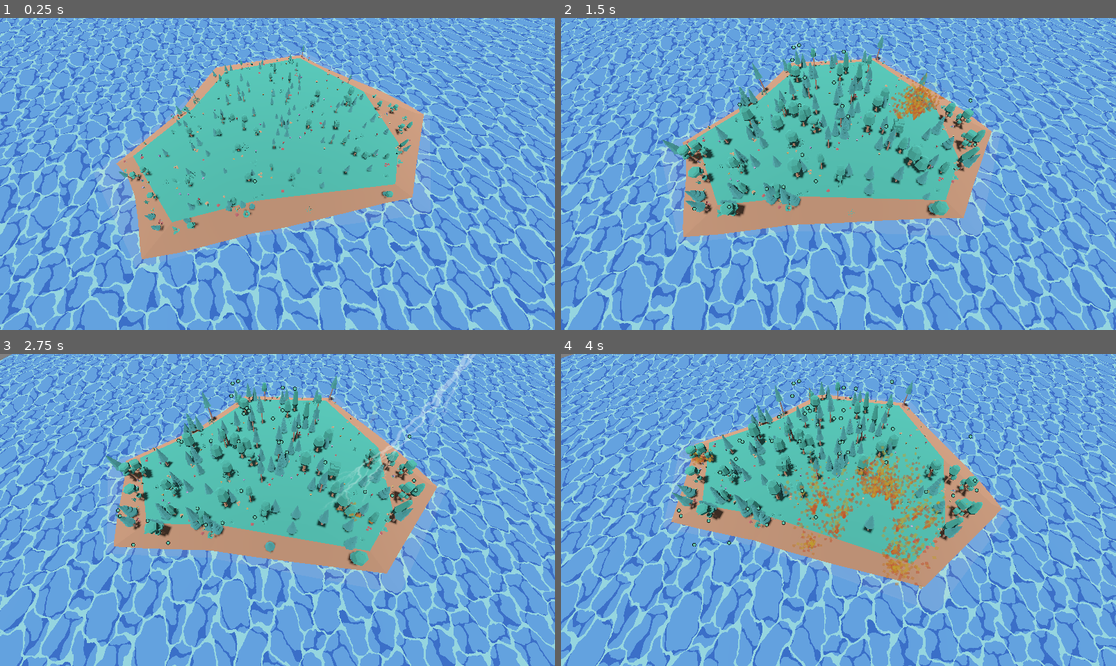
Above: before the commit, frames 1-4 (two rows, left to right).
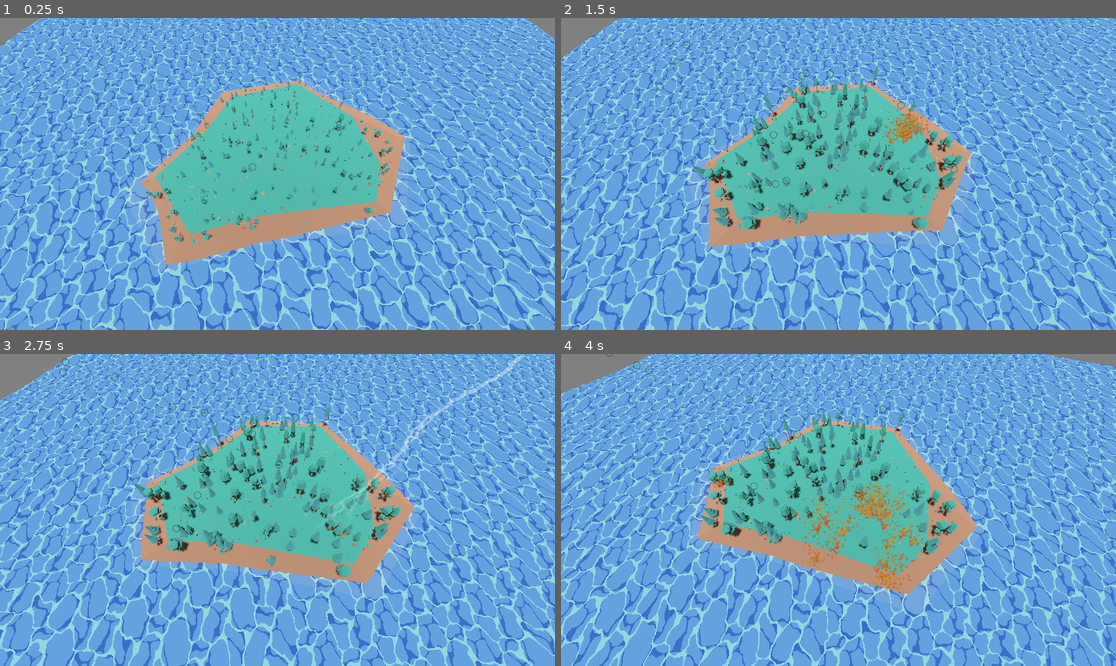
Above: after the commit, the same moments.

Repository: lumi-a/ecotomata
Game: Godot game, scene res://main.tscn
Two runs of this game, one before a commit and one after it. Both use one fixed random seed, a clock stepped at 60 frames per second and the inputs below.
Inputs:
- Up to frame 1 (0.25 s): no input
- Up to frame 2 (1.5 s): no input
- Up to frame 3 (2.75 s): no input
- Up to frame 4 (4 s): no input

The runs differ from the first frame. In frame 1, 48% of the frame differs, in the area x 0-100%, y 0-100%; in frame 2, 52%; in frame 3, 53%; in frame 4, 53%.

Commit message:
Accelerate orbs towards top of screen

Diff:
--- /dev/null
+++ b/assets/orb.gd
@@ -0,0 +1,19 @@
+extends Node2D
+
+# @onready var body: AnimatableBody2D = $AnimatableBody2D
+@onready var body: RigidBody2D = $RigidBody2D
+
+# Called when the node enters the scene tree for the first time.
+func _ready() -> void:
+	# Start some random angular upwards velocity
+	body.set_axis_velocity(Vector2.from_angle(randf_range(5 / 8 * TAU, 7 / 8 * TAU)) * 200)
+	pass # Replace with function body.
+
+
+# Called every frame. 'delta' is the elapsed time since the previous frame.
+func _physics_process(delta: float) -> void:
+	# Move towards (0, 0)
+	var difference = Vector2(0, 0) - position
+	var normalized = difference.normalized()
+	body.apply_force(normalized * 2000)
+	pass
--- a/assets/orb.tscn
+++ b/assets/orb.tscn
@@ -1,9 +1,16 @@
-[gd_scene load_steps=2 format=3 uid="uid://uldf7cscwd8h"]
+[gd_scene load_steps=3 format=3 uid="uid://uldf7cscwd8h"]
 
+[ext_resource type="Script" path="res://assets/orb.gd" id="1_0bb1f"]
 [ext_resource type="Texture2D" uid="uid://btj7ljt1fqqho" path="res://assets/orb.png" id="1_eoxjx"]
 
 [node name="orb" type="Node2D"]
+script = ExtResource("1_0bb1f")
 
-[node name="Sprite2D" type="Sprite2D" parent="."]
-scale = Vector2(0.25, 0.25)
+[node name="RigidBody2D" type="RigidBody2D" parent="."]
+gravity_scale = 0.0
+linear_damp = 1.0
+
+[node name="Sprite2D" type="Sprite2D" parent="RigidBody2D"]
+modulate = Color(1, 1, 1, 0.266667)
+scale = Vector2(0.5, 0.5)
 texture = ExtResource("1_eoxjx")
--- a/main.tscn
+++ b/main.tscn
@@ -47,7 +47,7 @@
 script = ExtResource("1_lsrg4")
 
 [node name="camera" type="Camera3D" parent="camera_rotation"]
-transform = Transform3D(1, 0, 0, 0, 0.5, 0.866026, 0, -0.866026, 0.5, 0, 10, 10)
+transform = Transform3D(1, 0, 0, 0, 0.5, 0.866026, 0, -0.866026, 0.5, 0, 12.5, 10)
 
 [node name="water" type="MeshInstance3D" parent="."]
 mesh = SubResource("PlaneMesh_y60lx")
